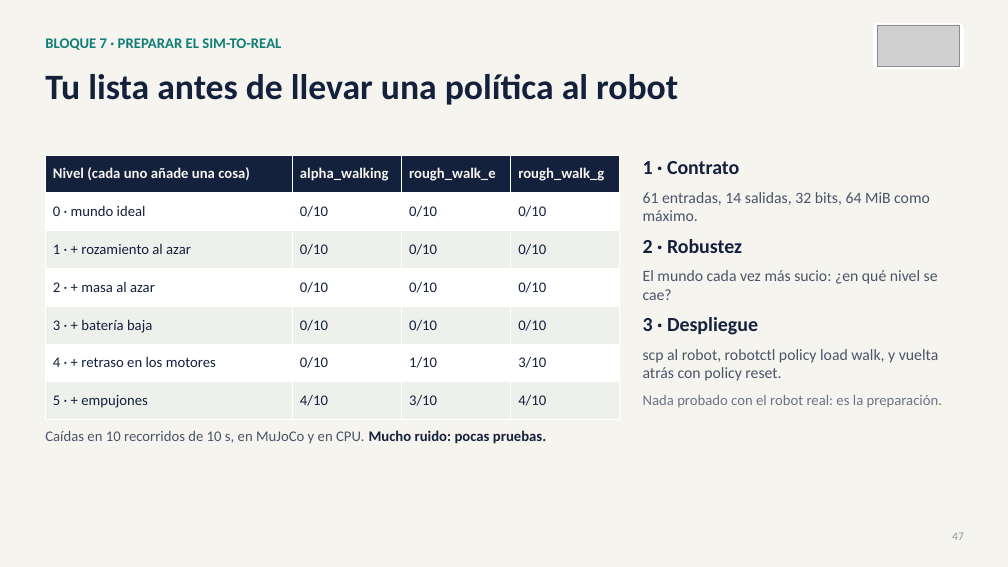
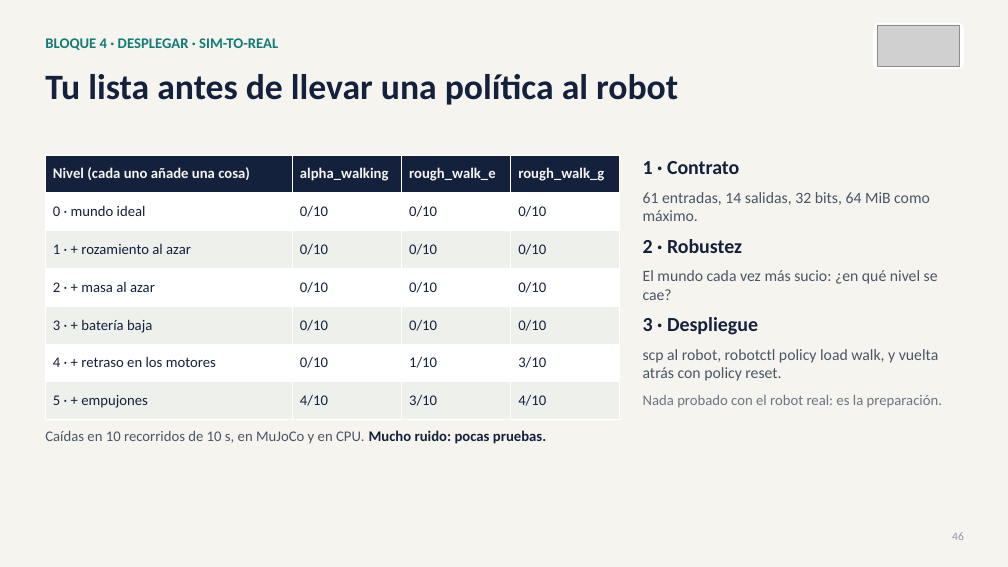
Before and after one commit to david2526IA/taller_microduck_windows, a slide deck: slide 46 of workshop-ia-fisica/presentaciones/Presentacion_03_taller_completo.pptx (slide 47 before the commit). Drawn at 1008x567 pixels with LibreOffice and Linux fonts; fonts in the diff are those of the drawing; grey boxes stand for pictures. Boxes give left, top, right and bottom in pixels: in the first picture for what was removed or moved away, otherwise in the second. Text is boxed around its words. In the diff, an @@ line names an element or a change of style, - is before the commit and + after.

Commit message:
Taller en cuatro bloques como el video y la descripcion oficial: Modelar, El entorno y el RL, Entrenar, Desplegar; casos de uso al final

```diff
--- a/workshop-ia-fisica/presentaciones/Presentacion_03_taller_completo.pptx
+++ b/workshop-ia-fisica/presentaciones/Presentacion_03_taller_completo.pptx
@@ text at bbox=[45, 38, 278, 50]: text changed @@
-BLOQUE 7 · PREPARAR EL SIM-TO-REAL
+BLOQUE 4 · DESPLEGAR · SIM-TO-REAL
@@ text at bbox=[952, 532, 964, 540]: text changed @@
-47
+46
```
Also in this commit, not shown: 40 other slides changed, 3 other files.
